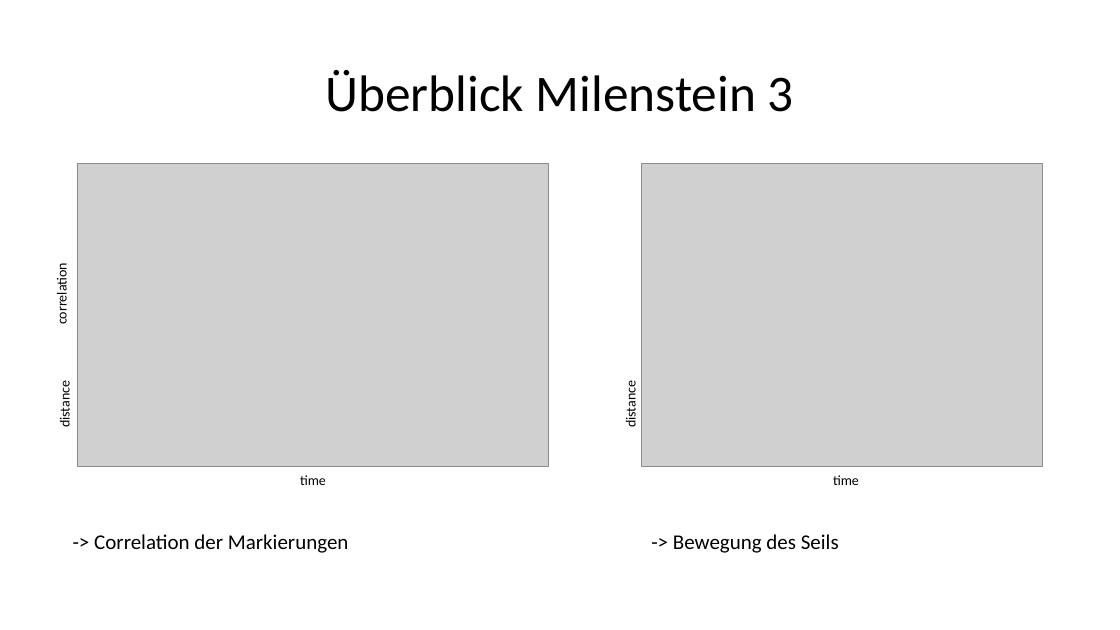
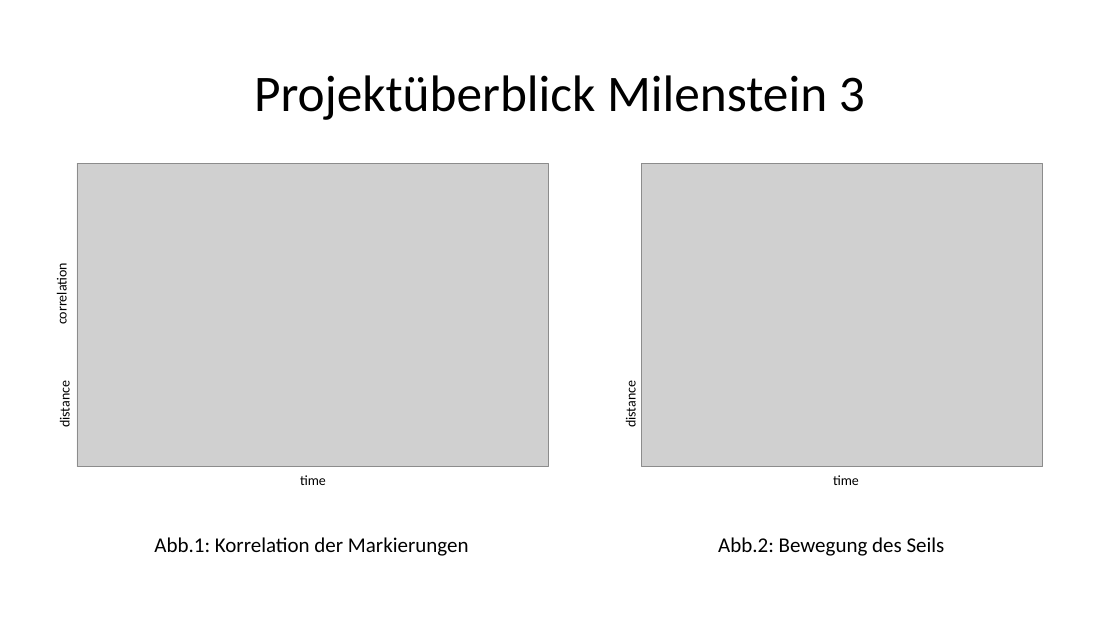
Before and after one commit to ffleisch/CamLinEnc, a slide deck: slide 4 of dokumentation/Milenstein3.pptx. Drawn at 1120x630 pixels with LibreOffice and Linux fonts; fonts in the diff are those of the drawing; grey boxes stand for pictures. Boxes give left, top, right and bottom in pixels: in the first picture for what was removed or moved away, otherwise in the second. Text is boxed around its words. In the diff, an @@ line names an element or a change of style, - is before the commit and + after.

```diff
--- a/dokumentation/Milenstein3.pptx
+++ b/dokumentation/Milenstein3.pptx
@@ title at (x1=254, y1=75, x2=865, y2=120): text changed @@
-Überblick Milenstein 3
+Projektüberblick Milenstein 3
@@ text at (x1=154, y1=537, x2=469, y2=556): text changed @@
--> Correlation der Markierungen
+Abb.1: Korrelation der Markierungen
@@ text at (x1=718, y1=537, x2=945, y2=556): text changed @@
--> Bewegung des Seils
+Abb.2: Bewegung des Seils
```
Also in this commit, not shown: 1 other slide changed.
